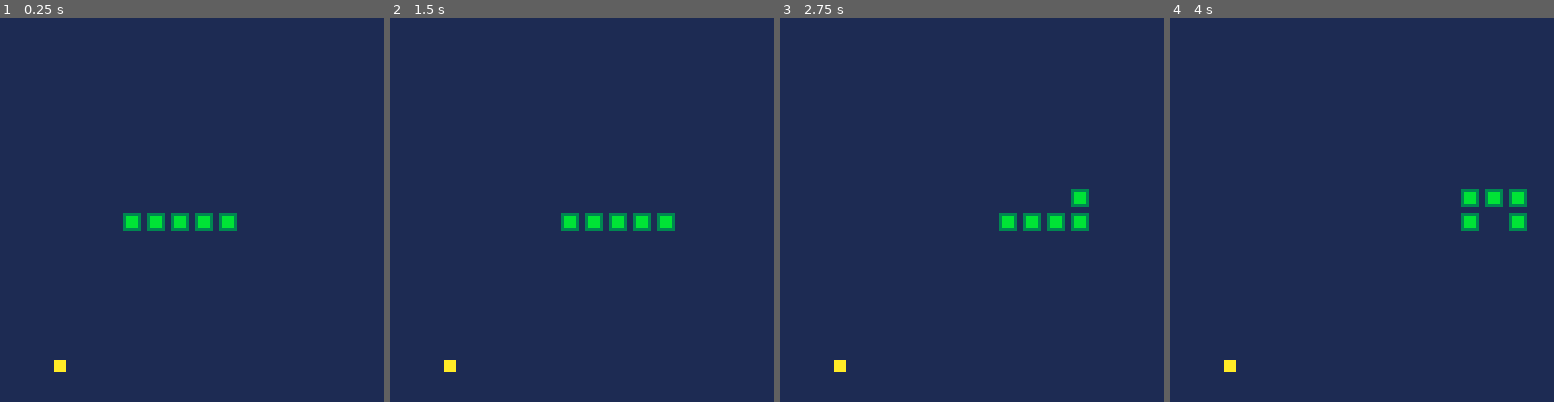
Above: before the commit, frames 1-4 (left to right).
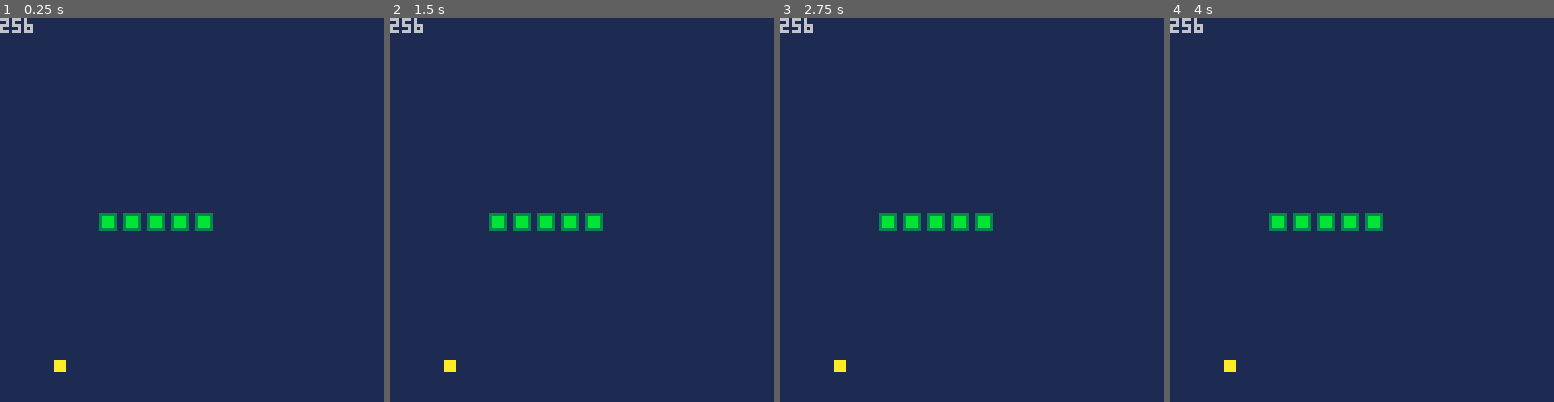
Above: after the commit, the same moments.

Repository: kakardo/Pico-8
Game: PICO-8 cartridge snake.p8
Same seed, same stepped clock (60 frames per second), same inputs: the game is played once before the commit and once after it.
Inputs:
- Up to frame 1 (0.25 s): no input
- Up to frame 2 (1.5 s): tap X (X key) at 0.33, 1.07 s; tap O (Z key) at 0.7 s
- Up to frame 3 (2.75 s): hold Right 1.6-2.1 s; tap O (Z key) at 1.7, 2.1, 2.5 s; tap X (X key) at 1.85 s; hold Up 2.15-2.42 s; hold Right from 2.47 s (still down)
- Up to frame 4 (4 s): tap O (Z key) at 2.9, 3.3, 3.7 s; tap X (X key) at 2.97 s; release Right at 3.03 s; hold Left 3.08-3.58 s; hold Down 3.63-3.97 s

The runs differ from the first frame. In frame 1, 0.6% of the frame differs, in the area x 0-62%, y 0-56%; in frame 2, 1.5%; in frame 3, 2.4%, in the area x 0-81%, y 0-56%; in frame 4, 2.4%.

Commit message:
Loop adding empty cell index with "y * max + x"

Diff:
--- a/main.lua
+++ b/main.lua
@@ -54,16 +54,20 @@
 function store_empty_cells()
 	for y = 0, max-1, scale do
 		for x = 0, max-1, scale do
-			--rect(x, 0, x+scale-1, scale-1)
-			rect(0, y, scale-1, y+scale-1)
-			print(x.." "..x+scale-1)
+			add(empty_cells, convert_coordinate_to_index(x, y))
 		end
 	end
 end
 
 
+function convert_coordinate_to_index(x, y)
+	new_arr = y * max + x
+	return new_arr
+end
+
+
 function _init()
-	--store_empty_cells()
+	store_empty_cells()
 	init_head()
 	init_body()
 	init_fruit()
@@ -73,19 +77,22 @@
 	cls(1)
 	debug() -- Not part of ready game
 
-	--print("SCORE = "..score)
-	check_button_push()
 
-	if (just_moved == false) then
-	 move()
-	 is_alive()
-	 is_fruit_eaten()
-	elseif tick_count == tick_goal then
-		just_moved = false
-		tick_count = 0
-	else
-	 tick_count += 1
-	end
+	print(count(empty_cells))
+
+	-- --print("SCORE = "..score)
+	-- check_button_push()
+
+	-- if (just_moved == false) then
+	 -- move()
+	 -- is_alive()
+	 -- is_fruit_eaten()
+	-- elseif tick_count == tick_goal then
+		-- just_moved = false
+		-- tick_count = 0
+	-- else
+	 -- tick_count += 1
+	-- end
 end
 
 function _draw()
